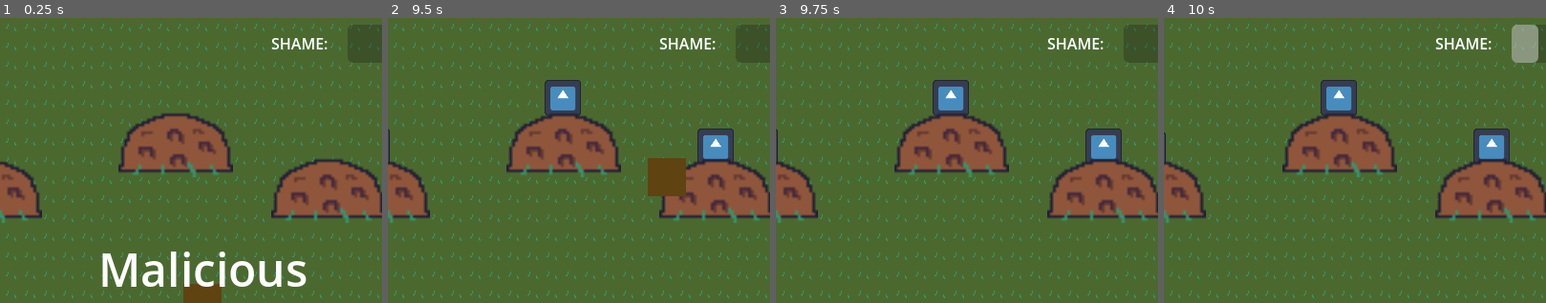
Above: before the commit, frames 1-4 (left to right).
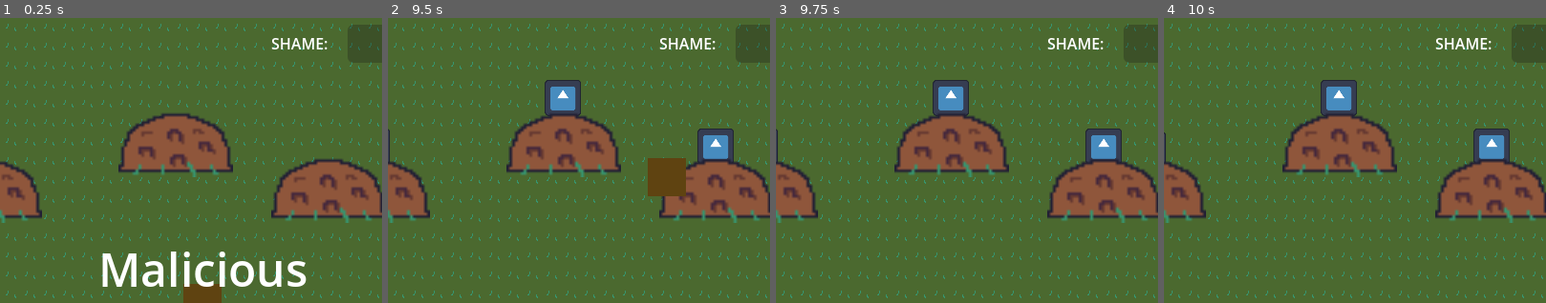
Above: after the commit, the same moments.

Repository: rolika/Mole
Game: Godot game, scene res://main.tscn
The game is run twice, just before and just after one commit, with the same random seed, the same clock (stepped at 60 frames per second) and the same inputs. The engine's default icon, where the game draws it, is replaced by a stand-in: a white triangle on a blue panel in a dark square.
Inputs (mouse positions are % of the whole screen's width and height, from its top left):
- Up to frame 1 (0.25 s): no input
- Up to frame 2 (9.5 s): click "START" at 0.5 s; tap Enter at 1.25, 2.75, 4.25 s; move the mouse to (72, 45) at 1.27 s; press the mouse at (72, 45) at 1.28 s; tap Space at 2, 3.5, 5 s; move the mouse to (30, 55) at 2.02 s; release the mouse at (30, 55) at 2.03 s; click (30, 55) at 2.1 s; move the mouse to (60, 28) at 2.77 s; press the mouse at (60, 28) at 2.78 s; move the mouse to (45, 70) at 3.52 s; release the mouse at (45, 70) at 3.53 s; click (45, 70) at 3.6 s; move the mouse to (80, 65) at 4.27 s; press the mouse at (80, 65) at 4.28 s; move the mouse to (20, 35) at 5.02 s; release the mouse at (20, 35) at 5.03 s; click (20, 35) at 5.1 s; move the mouse to (55, 50) at 5.77 s; press the mouse at (55, 50) at 5.78 s; move the mouse to (35, 25) at 6.52 s; release the mouse at (35, 25) at 6.53 s; click (35, 25) at 6.6 s; move the mouse to (72, 45) at 7.27 s; press the mouse at (72, 45) at 7.28 s; move the mouse to (30, 55) at 8.02 s; release the mouse at (30, 55) at 8.03 s; click (30, 55) at 8.1 s; move the mouse to (60, 28) at 8.77 s; press the mouse at (60, 28) at 8.78 s
- Up to frame 3 (9.75 s): move the mouse to (45, 70) at 9.52 s; release the mouse at (45, 70) at 9.53 s; click (45, 70) at 9.6 s
- Up to frame 4 (10 s): no input
The pictures show only the part of the screen within x 24-74%, y 0-50%; the shares and areas given below are measured in that part.

Frames 1-3 are identical in both runs. In frame 4, 0.9% of the frame differs, in the area x 91-98%, y 2-16%.

Commit message:
introduce mole states

Diff:
--- a/main.gd
+++ b/main.gd
@@ -28,8 +28,4 @@
 func _on_hud_start_game():
 	score = 0
 	shame = 0
-	get_tree().call_group("moles", "new_game")
-
-
-func new_game(mole):
-	mole.new_game()
+	get_tree().call_group("moles", "new_session")
--- a/mole.gd
+++ b/mole.gd
@@ -7,12 +7,14 @@
 const CRAWL_SPEED = 30
 
 
+enum {STANDBY, EXPOSED, THREATENED, HARMED}
+
+
 signal hit
 signal shame
 
 
-var threatened: bool
-var exposed: bool
+var state: Array
 var hidetimer: Timer
 var dancetimer: Timer
 var direction: int
@@ -23,50 +25,64 @@
 func _ready():
 	safepos = position.y
 	maxheight = safepos - $TextureRect.get_size().y * self.get_scale().y
-	threatened = false
-	exposed = false
+	state.append(STANDBY)
 	hidetimer = $HideTimer
 	dancetimer = $DanceTimer
+	print(state)
 
 
-func new_game():
+func new_session():
 	position.y = safepos
+	state.append(HARMED)  # harmed state needed for the frist time
+	remove(STANDBY)
 	init_timer(hidetimer, HIDETIME)
 
 
+func _on_hide_timer_timeout():
+	if not state.has(HARMED):  # that's why harmed is needed at new session
+		shame.emit()
+	remove(HARMED)
+	direction = -1
+
+
 func _process(delta):
-	position.y += CRAWL_SPEED * delta * direction
-	if position.y > safepos:  # mole descended
-		direction = 0
-		position.y = safepos
-		init_timer(hidetimer, HIDETIME)
-	if position.y < maxheight:  # mole ascended
-		direction = 0
-		position.y = maxheight
-		init_timer(dancetimer, DANCETIME)
+	if not state.has(STANDBY):
+		position.y += CRAWL_SPEED * delta * direction
+		if position.y > safepos:  # mole descended
+			direction = 0
+			position.y = safepos
+			init_timer(hidetimer, HIDETIME)
+		if position.y < maxheight:  # mole ascended
+			direction = 0
+			position.y = maxheight
+			init_timer(dancetimer, DANCETIME)
+
+
+func _on_mole_hill_mole_exposed():
+	state.append(EXPOSED)
+
+
+func _on_mole_hill_mole_safe():
+	remove(EXPOSED)
 
 
 func _on_area_entered(_area:Area2D):
-	threatened = true
+	state.append(THREATENED)
 
 
 func _on_area_exited(_area:Area2D):
-	threatened = false
+	remove(THREATENED)
 
 
 func _on_player_smashed():
-	if threatened and exposed:
-		threatened = false
+	if state.has(EXPOSED) and state.has(THREATENED):
+		remove(THREATENED)
+		state.append(HARMED)
 		hit.emit()
 		direction = 1
 
 
-func _on_hide_timer_timeout():
-	direction = -1
-
-
 func _on_dance_timer_timeout():
-	shame.emit()
 	direction = 1
 
 
@@ -75,9 +91,7 @@
 	timer.start()
 
 
-func _on_mole_hill_mole_exposed():
-	exposed = true
-
-
-func _on_mole_hill_mole_safe():
-	exposed = false
+func remove(state_):
+	var idx = state.find(state_)
+	if idx > -1:
+		state.remove_at(idx)
--- a/mole_hill.gd
+++ b/mole_hill.gd
@@ -6,7 +6,6 @@
 
 
 func _on_area_entered(_area):
-	print("Mole exposed.")
 	mole_exposed.emit()
 
 
